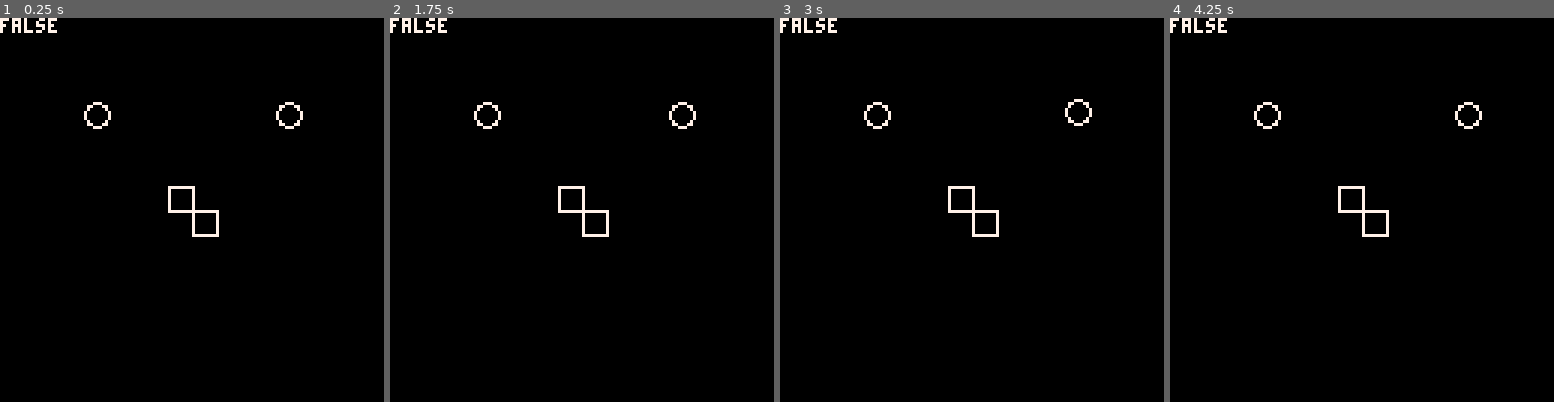
Above: before the commit, frames 1-4 (left to right).
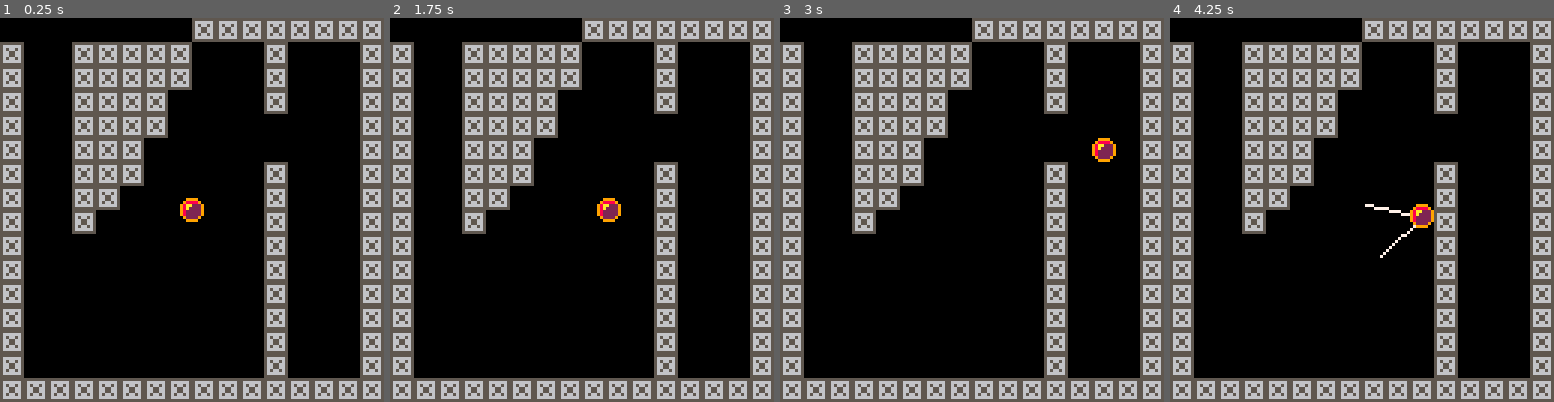
Above: after the commit, the same moments.

Repository: Shfty/carts
Game: PICO-8 cartridge library/collision.p8
Same seed, same stepped clock (60 frames per second), same inputs: the game is played once before the commit and once after it.
Inputs:
- Up to frame 1 (0.25 s): no input
- Up to frame 2 (1.75 s): hold Right from 1.6 s (still down)
- Up to frame 3 (3 s): release Right at 2.1 s; hold Up 2.15-2.42 s; hold Right from 2.47 s (still down)
- Up to frame 4 (4.25 s): release Right at 3.03 s; hold Left 3.08-3.58 s; hold Down 3.63-3.97 s; hold Right from 4.02 s (still down)

The runs differ from the first frame. In frame 1, 37% of the frame differs, in the area x 0-100%, y 0-100%; in frame 2, 37%; in frame 3, 37%; in frame 4, 37%.

Commit message:
Refactor object, iterate on collision

Diff:
--- a/library/collision.p8
+++ b/library/collision.p8
@@ -2,9 +2,10 @@
 version 16
 __lua__
 -- object
-object = {}
-
-function object:new(o)
+
+obj = {}
+
+function obj:new(o)
 	self.__index = self
 
  return setmetatable(
@@ -13,14 +14,16 @@
 	)
 end
 
+-->8
 -- vector 2d
-vec2 = object:new({
+
+vec2 = obj:new({
 	x = 0,
 	y = 0
 })
 
 vec2.new = function(self,x,y)
-	local v = object.new(self)
+	local v = obj.new(self)
 	v.x = x or 0
 	v.y = y or 0
 	return v
@@ -41,17 +44,35 @@
 end
 
 vec2.__mul = function(lhs,rhs)
-	local v = vec2:new(
-		lhs.x * rhs.x,
-		lhs.y * rhs.y
-	)
+	if getmetatable(rhs) == vec2 then
+ 	local v = vec2:new(
+ 		lhs.x * rhs.x,
+ 		lhs.y * rhs.y
+ 	)
+ 	return v
+ else
+ 	local v = vec2:new(
+ 		lhs.x * rhs,
+ 		lhs.y * rhs
+ 	)
+ 	return v
+	end
 end
 
 vec2.__div = function(lhs,rhs)
-	local v = vec2:new(
-		lhs.x / rhs.x,
-		lhs.y / rhs.y
-	)
+	if getmetatable(rhs) == vec2 then
+ 	local v = vec2:new(
+ 		lhs.x / rhs.x,
+ 		lhs.y / rhs.y
+ 	)
+ 	return v
+	else
+		local v = vec2:new(
+			lhs.x / rhs,
+			lhs.y / rhs
+		)
+		return v
+	end
 end
 
 vec2.lensq = function(self)
@@ -62,12 +83,78 @@
  return sqrt(self:lensq())
 end
 
+vec2.norm = function(self)
+	local l = self:len()
+	local v = vec2:new(
+		self.x / l,
+		self.y / l
+	)
+	return v
+end
+
+vec2.dot = function(self,b)
+	local sum = 0
+	sum += self.x * b.x
+	sum += self.y * b.y
+	return sum
+end
+
+-->8
+-- collision
+
+function i_box_box(pa,ea,pb,eb)
+	local d = pa - pb
+	local e = ea + eb
+
+	if abs(d.x) > e.x then
+		return false
+	end
+
+	if abs(d.y) > e.y then
+		return false
+	end
+
+	return true
+end
+
+function i_box_crc(bp,be,cp,cr)
+	local bmin = bp - be
+	local bmax = bp + be
+
+	local d = 0
+
+	if cp.x < bmin.x then
+		d += (cp.x-bmin.x)^2
+	else
+		if cp.x > bmax.x then
+			d += (cp.x-bmax.x)^2
+		end
+	end
+
+	if cp.y < bmin.y then
+		d += (cp.y-bmin.y)^2
+	else
+		if cp.y > bmax.y then
+			d += (cp.y-bmax.y)^2
+		end
+	end
+
+	return d <= cr^2
+end
+
+function i_crc_crc(pa,ra,pb,rb)
+	local d = pb-pa
+	local r = ra+rb
+	return d:len() <= r
+end
+
+-->8
 -- bounding volume
 b_vols = {}
-b_vol = object:new()
+b_vol = obj:new()
 
 b_vol.new = function(self,x,y,inst)
-	local bv = object.new(self)
+	local bv = obj.new(self)
 	bv.pos = vec2:new(x,y)
 	return bv
 end
@@ -113,11 +200,22 @@
 
 function b_box:isect(b)
 	local mt = getmetatable(b)
+
 	if mt == b_box then
-		return i_box_box(self,b)
+		return i_box_box(
+			self.pos,
+			self.ext,
+			b.pos,
+			b.ext
+		)
 	end
 	if mt == b_crc then
-		return i_box_crc(self,b)
+		return i_box_crc(
+			self.pos,
+			self.ext,
+			b.pos,
+			b.rad
+		)
 	end
 end
 
@@ -144,191 +242,290 @@
 	local mt = getmetatable(b)
 
 	if mt == b_crc then
-		return i_crc_crc(self,b)
+		return i_crc_crc(
+			self.pos,
+			self.rad,
+			b.pos,
+			b.rad
+		)
 	end
 
 	if mt == b_box then
-		return i_box_crc(b,self)
+		return i_box_crc(
+			b.pos,
+			b.ext,
+			self.pos,
+			self.rad
+		)
 	end
 
 	return nil
 end
 
-function i_box_box(lhs,rhs)
-end
-
-function i_box_crc(lhs,rhs)
-end
-
-function i_crc_crc(lhs,rhs)
-	local d = rhs.pos-lhs.pos
-	local r = lhs.rad+rhs.rad
-	return d:len() <= r
-end
 -->8
-box_a = b_box:new(60,60)
-box_b = b_box:new(68,68)
-crc_a = b_crc:new(96,32)
-crc_b = b_crc:new(32,32)
+-- entity
+entities = {}
+entity = obj:new()
+
+entity.new = function(
+	self,
+	bv,
+	s
+)
+	local e = obj.new(self)
+
+	e.bv = bv
+	e.s = s
+	e.vel = vec2:new()
+
+	add(entities,e)
+
+	return e
+end
+
+function entity:_update()
+	self.bv.pos += self.vel
+
+	mp = self.bv.pos/8
+	mx = flr(mp.x)
+	my = flr(mp.y)
+	for x=mx-1,mx+1 do
+		for y=my-1,my+1 do
+			local s = mget(x,y)
+			if fget(s,0) then
+				-- todo: fix memory leak
+				local bb = b_box:new(
+					4+x*8,
+					4+y*8
+				)
+
+				if self.bv:isect(bb) then
+					local n = bb.pos - self.bv.pos
+					n = n:norm()
+
+					line(
+						self.bv.pos.x,
+						self.bv.pos.y,
+						self.bv.pos.x + n.x*-20,
+						self.bv.pos.y + n.y*-20,
+						7
+					)
+
+					local dp = max(self.vel:dot(n),0)
+					local dpv = n*-dp
+					self.vel += dpv
+					self.bv.pos += dpv
+				end
+			end
+		end
+	end
+end
+
+function entity:_draw()
+	spr(
+	 self.s,
+		self.bv.pos.x-4,
+		self.bv.pos.y-4
+	)
+
+	--self.bv:_draw()
+end
+
+-->8
+-- main
+bv = b_crc:new(64,64,3.5)
+e = entity:new(bv,1)
 
 function _update60()
-	if btnp(0) then
-  crc_a.pos.x -= 1
-	end
-
-	if btnp(1) then
-		crc_a.pos.x += 1
-	end
-
-	if btnp(2) then
-		crc_a.pos.y -= 1
-	end
-
-	if btnp(3) then
-		crc_a.pos.y += 1
-	end
-
-	for vol in all(b_vols) do
-		vol:_update()
+	cls()
+	if btn(0) then
+  e.vel.x = -1
+ else
+ 	if btn(1) then
+ 		e.vel.x = 1
+ 	else
+ 		e.vel.x = 0
+ 	end
+	end
+
+	if btn(2) then
+  e.vel.y = -1
+ else
+ 	if btn(3) then
+ 		e.vel.y = 1
+ 	else
+ 		e.vel.y = 0
+ 	end
+	end
+
+	for e in all(entities) do
+		e:_update()
 	end
 end
 
 function _draw()
-	cls()
-
-	for vol in all(b_vols) do
-		vol:_draw()
-	end
-
-	local isect = crc_a:isect(crc_b)
-	print(isect)
-end
-…(129 lines of a section not shown)…
+	map()
+
+	for e in all(entities) do
+		e:_draw()
+	end
+end
+…(139 lines of a section not shown)…
+__gff__
+0000010000000000000000000000000000000000000000000000000000000000000000000000000000000000000000000000000000000000000000000000000000000000000000000000000000000000000000000000000000000000000000000000000000000000000000000000000000000000000000000000000000000000
+0000000000000000000000000000000000000000000000000000000000000000000000000000000000000000000000000000000000000000000000000000000000000000000000000000000000000000000000000000000000000000000000000000000000000000000000000000000000000000000000000000000000000000
+__map__
+0000000000000000020202020202020200000000000000000000000000000000000000000000000000000000000000000000000000000000000000000000000000000000000000000000000000000000000000000000000000000000000000000000000000000000000000000000000000000000000000000000000000000000
+0200000202020202000000020000000200000000000000000000000000000000000000000000000000000000000000000000000000000000000000000000000000000000000000000000000000000000000000000000000000000000000000000000000000000000000000000000000000000000000000000000000000000000
+0200000202020202000000020000000200000000000000000000000000000000000000000000000000000000000000000000000000000000000000000000000000000000000000000000000000000000000000000000000000000000000000000000000000000000000000000000000000000000000000000000000000000000
+0200000202020200000000020000000200000000000000000000000000000000000000000000000000000000000000000000000000000000000000000000000000000000000000000000000000000000000000000000000000000000000000000000000000000000000000000000000000000000000000000000000000000000
+0200000202020200000000000000000200000000000000000000000000000000000000000000000000000000000000000000000000000000000000000000000000000000000000000000000000000000000000000000000000000000000000000000000000000000000000000000000000000000000000000000000000000000
+0200000202020000000000000000000200000000000000000000000000000000000000000000000000000000000000000000000000000000000000000000000000000000000000000000000000000000000000000000000000000000000000000000000000000000000000000000000000000000000000000000000000000000
+0200000202020000000000020000000200000000000000000000000000000000000000000000000000000000000000000000000000000000000000000000000000000000000000000000000000000000000000000000000000000000000000000000000000000000000000000000000000000000000000000000000000000000
+0200000202000000000000020000000200000000000000000000000000000000000000000000000000000000000000000000000000000000000000000000000000000000000000000000000000000000000000000000000000000000000000000000000000000000000000000000000000000000000000000000000000000000
+0200000200000000000000020000000200000000000000000000000000000000000000000000000000000000000000000000000000000000000000000000000000000000000000000000000000000000000000000000000000000000000000000000000000000000000000000000000000000000000000000000000000000000
+0200000000000000000000020000000200000000000000000000000000000000000000000000000000000000000000000000000000000000000000000000000000000000000000000000000000000000000000000000000000000000000000000000000000000000000000000000000000000000000000000000000000000000
+0200000000000000000000020000000200000000000000000000000000000000000000000000000000000000000000000000000000000000000000000000000000000000000000000000000000000000000000000000000000000000000000000000000000000000000000000000000000000000000000000000000000000000
+0200000000000000000000020000000200000000000000000000000000000000000000000000000000000000000000000000000000000000000000000000000000000000000000000000000000000000000000000000000000000000000000000000000000000000000000000000000000000000000000000000000000000000
+0200000000000000000000020000000200000000000000000000000000000000000000000000000000000000000000000000000000000000000000000000000000000000000000000000000000000000000000000000000000000000000000000000000000000000000000000000000000000000000000000000000000000000
+0200000000000000000000020000000200000000000000000000000000000000000000000000000000000000000000000000000000000000000000000000000000000000000000000000000000000000000000000000000000000000000000000000000000000000000000000000000000000000000000000000000000000000
+0200000000000000000000020000000200000000000000000000000000000000000000000000000000000000000000000000000000000000000000000000000000000000000000000000000000000000000000000000000000000000000000000000000000000000000000000000000000000000000000000000000000000000
+0202020202020202020202020202020200000000000000000000000000000000000000000000000000000000000000000000000000000000000000000000000000000000000000000000000000000000000000000000000000000000000000000000000000000000000000000000000000000000000000000000000000000000
Not shown, changed: 139 lines of the sprite sheet (__gfx__) section of library/collision.p8
Not shown, changed: the thumbnail (__label__) section of library/collision.p8
